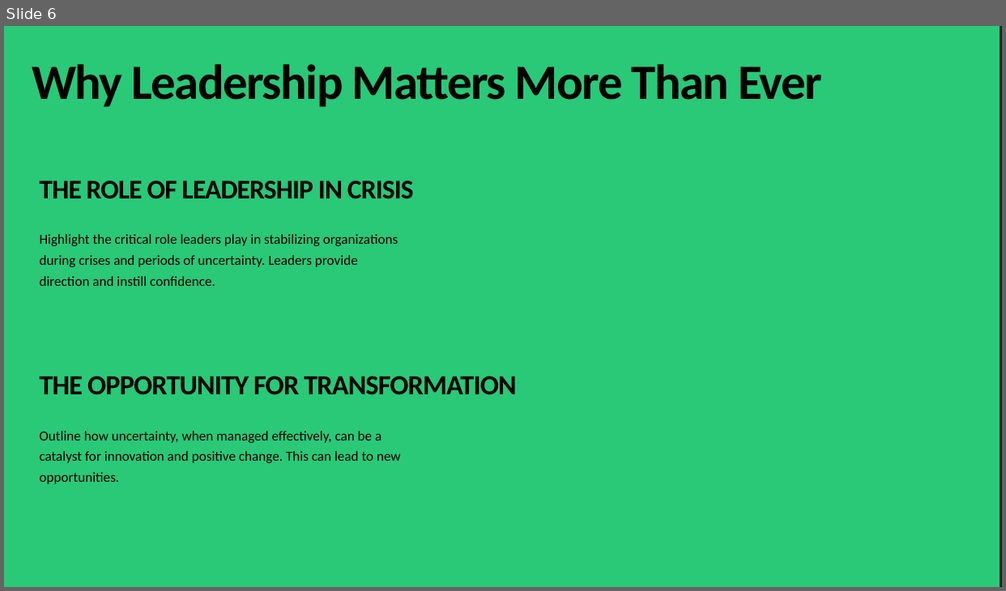
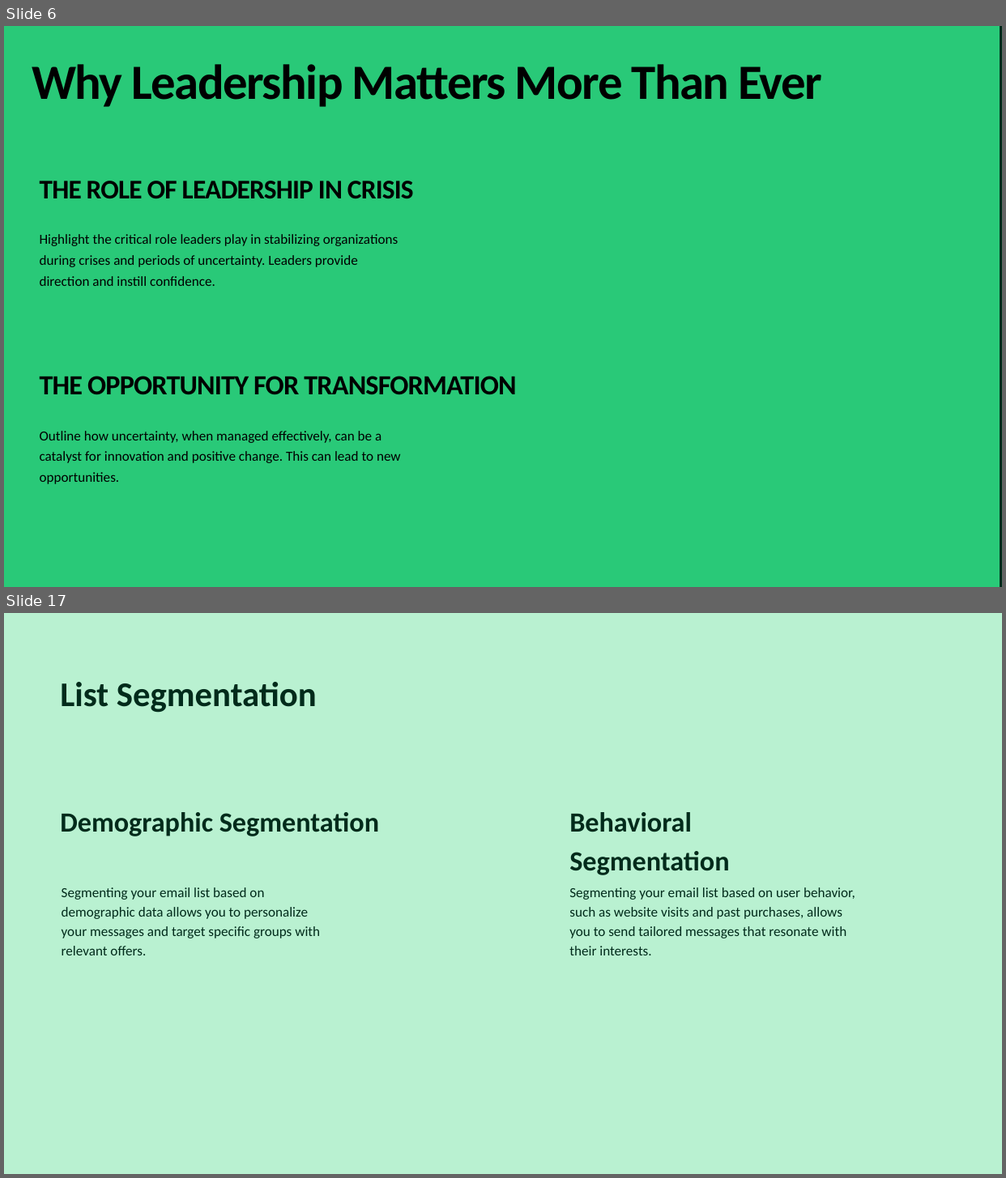
Before and after one commit to Manpreet1710/ppt-maker, a slide deck: output_ppt.pptx. Shown one above the other, each under a label of ours: slide 6 before the commit, slides 6 and 17 after it; the slides between them are not shown. The pictures are 1006x591 and 1006x1178 pixels, drawn with LibreOffice and Linux fonts; fonts in the diff are those of the drawing. Boxes give left, top, right and bottom in pixels: in the first picture for what was removed or moved away, otherwise in the second. Text is boxed around its words. In the diff, an @@ line names an element or a change of style, - is before the commit and + after.

```diff
--- a/output_ppt.pptx
+++ b/output_ppt.pptx
@@ slide 17 added at (4, 613, 1002, 1174), background #B9F1D1 @@
@@ text added at (60, 682, 317, 713), 50 pt, text #012B1B, bold @@
+List Segmentation
@@ text added at (60, 812, 379, 837), 40 pt, text #012B1B, bold @@
+Demographic Segmentation
@@ text added at (569, 812, 729, 875), 40 pt, text #012B1B, bold @@
+Behavioral Segmentation
@@ text added at (62, 888, 320, 956), 20 pt, text #012B1B @@
+Segmenting your email list based on demographic data allows you to personalize your messages and target specific groups with relevant offers.
@@ text added at (569, 888, 855, 956), 20 pt, text #012B1B @@
+Segmenting your email list based on user behavior, such as website visits and past purchases, allows you to send tailored messages that resonate with their interests.
```
Also in this commit, not shown: 7 slides changed, 12 other slides added, 13 slides removed, 7 other files.
